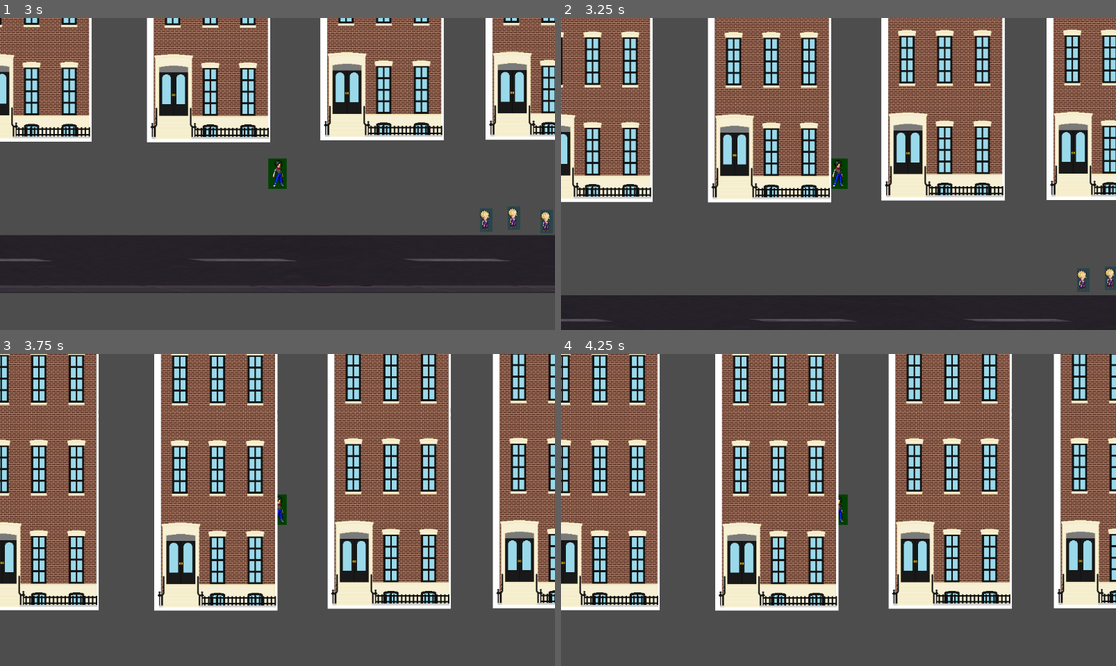
Above: before the commit, frames 1-4 (two rows, left to right).
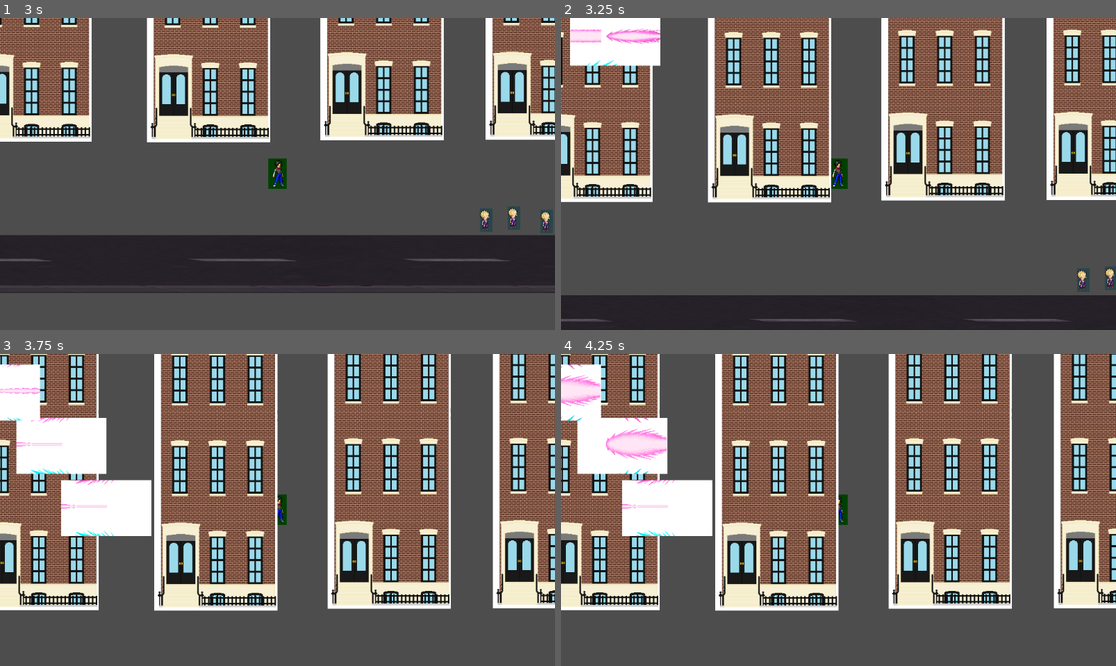
Above: after the commit, the same moments.

Repository: nextgentechteamofficial/Gamedev.js-NGTT--Freiheit-Z
Game: Godot game, scene res://Scenes/city_level.tscn
Same seed, same stepped clock (60 frames per second), same inputs: the game is played once before the commit and once after it.
Inputs (mouse positions are in pixels of both pictures, inside the frame that each line leads up to):
- Up to frame 1 (3 s): move the mouse to (399, 158) at 0.52 s; hold D (Move Right) 0.53-1.28 s; move the mouse to (166, 189) at 1.27 s; hold Down (Move Down) 1.28-2.03 s; move the mouse to (333, 105) at 2.02 s; hold D (Move Right) 2.03-2.78 s; move the mouse to (249, 236) at 2.77 s; hold Up (Move Up) from 2.78 s (still down)
- Up to frame 2 (3.25 s): keep holding Up (Move Up)
- Up to frame 3 (3.75 s): move the mouse to (444, 556) at 3.52 s; release Up (Move Up) at 3.53 s; hold Left (Move Left ) from 3.53 s (still down)
- Up to frame 4 (4.25 s): keep holding Left (Move Left )

Frame 1 is identical in both runs. In frame 2, 2.5% of the frame differs, in the area x 1-18%, y 0-16%; in frame 3, 7.0%; in frame 4, 7.1%, in the area x 0-28%, y 3-59%.

Commit message:
pROJECTILE

Diff:
--- a/gamedev.js-freiheit-z/Scenes/freiheit_z.gd
+++ b/gamedev.js-freiheit-z/Scenes/freiheit_z.gd
@@ -4,11 +4,15 @@
 @export var speed = 500.0
 @export var jump_velocity = -400.0
 @onready var ray_cast_2d: RayCast2D = $RayCast2D
+const PROJECTILE = preload("uid://dbnijstff0fso")
+
 
 func aiming(delta: float) -> void:
 	var mouse_pos = get_local_mouse_position()
 	ray_cast_2d.target_position = mouse_pos
-	print(mouse_pos)
+	var blast := PROJECTILE.instantiate()
+	blast.position = ray_cast_2d.target_position
+	get_parent().add_child(blast)
 
 
 
--- a/gamedev.js-freiheit-z/Scenes/projectile.tscn
+++ b/gamedev.js-freiheit-z/Scenes/projectile.tscn
@@ -1,3 +1,54 @@
-[gd_scene format=3 uid="uid://c2qdn0wcuswvm"]
+[gd_scene format=3 uid="uid://dbnijstff0fso"]
 
-[node name="projectile" type="Area2D" unique_id=185864183]
+[ext_resource type="Texture2D" uid="uid://c33g01g07ka40" path="res://Assets/dblzocq-9f2a9cf8-7e55-4b56-9a05-ca99f2cf08cf.png" id="1_lal66"]
+
+[sub_resource type="AtlasTexture" id="AtlasTexture_k1cl8"]
+atlas = ExtResource("1_lal66")
+region = Rect2(561, 232, 187, 116)
+
+[sub_resource type="AtlasTexture" id="AtlasTexture_y0kec"]
+atlas = ExtResource("1_lal66")
+region = Rect2(374, 232, 187, 116)
+
+[sub_resource type="AtlasTexture" id="AtlasTexture_0tri7"]
+atlas = ExtResource("1_lal66")
+region = Rect2(187, 232, 187, 116)
+
+[sub_resource type="AtlasTexture" id="AtlasTexture_ds7j7"]
+atlas = ExtResource("1_lal66")
+region = Rect2(0, 232, 187, 116)
+
+[sub_resource type="SpriteFrames" id="SpriteFrames_5i1ty"]
+animations = [{
+"frames": [{
+"duration": 1.0,
+"texture": SubResource("AtlasTexture_k1cl8")
+}, {
+"duration": 1.0,
+"texture": SubResource("AtlasTexture_y0kec")
+}, {
+"duration": 1.0,
+"texture": SubResource("AtlasTexture_0tri7")
+}, {
+"duration": 1.0,
+"texture": SubResource("AtlasTexture_ds7j7")
+}],
+"loop": true,
+"name": &"default",
+"speed": 5.0
+}]
+
+[sub_resource type="CapsuleShape2D" id="CapsuleShape2D_lal66"]
+radius = 21.0
+height = 120.0
+
+[node name="Projectile" type="Area2D" unique_id=185864183]
+
+[node name="AnimatedSprite2D" type="AnimatedSprite2D" parent="." unique_id=325098599]
+sprite_frames = SubResource("SpriteFrames_5i1ty")
+autoplay = "default"
+frame_progress = 0.511299
+
+[node name="CollisionShape2D" type="CollisionShape2D" parent="." unique_id=1197634961]
+rotation = 1.5707964
+shape = SubResource("CapsuleShape2D_lal66")
Binary file added: gamedev.js-freiheit-z/Assets/dblzocq-9f2a9cf8-7e55-4b56-9a05-ca99f2cf08cf.png
Not shown, added: gamedev.js-freiheit-z/Assets/dblzocq-9f2a9cf8-7e55-4b56-9a05-ca99f2cf08cf.png.import
